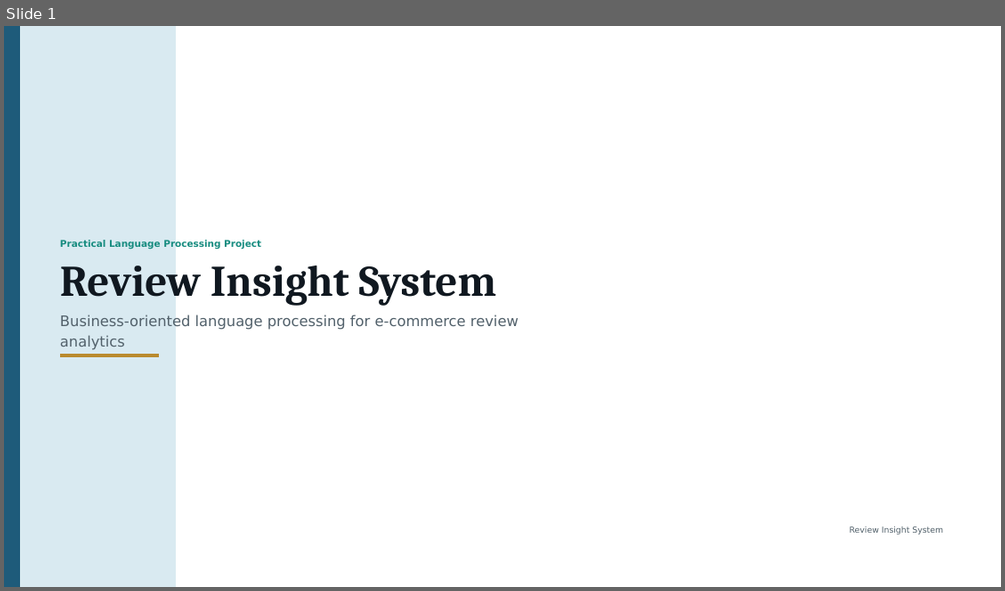
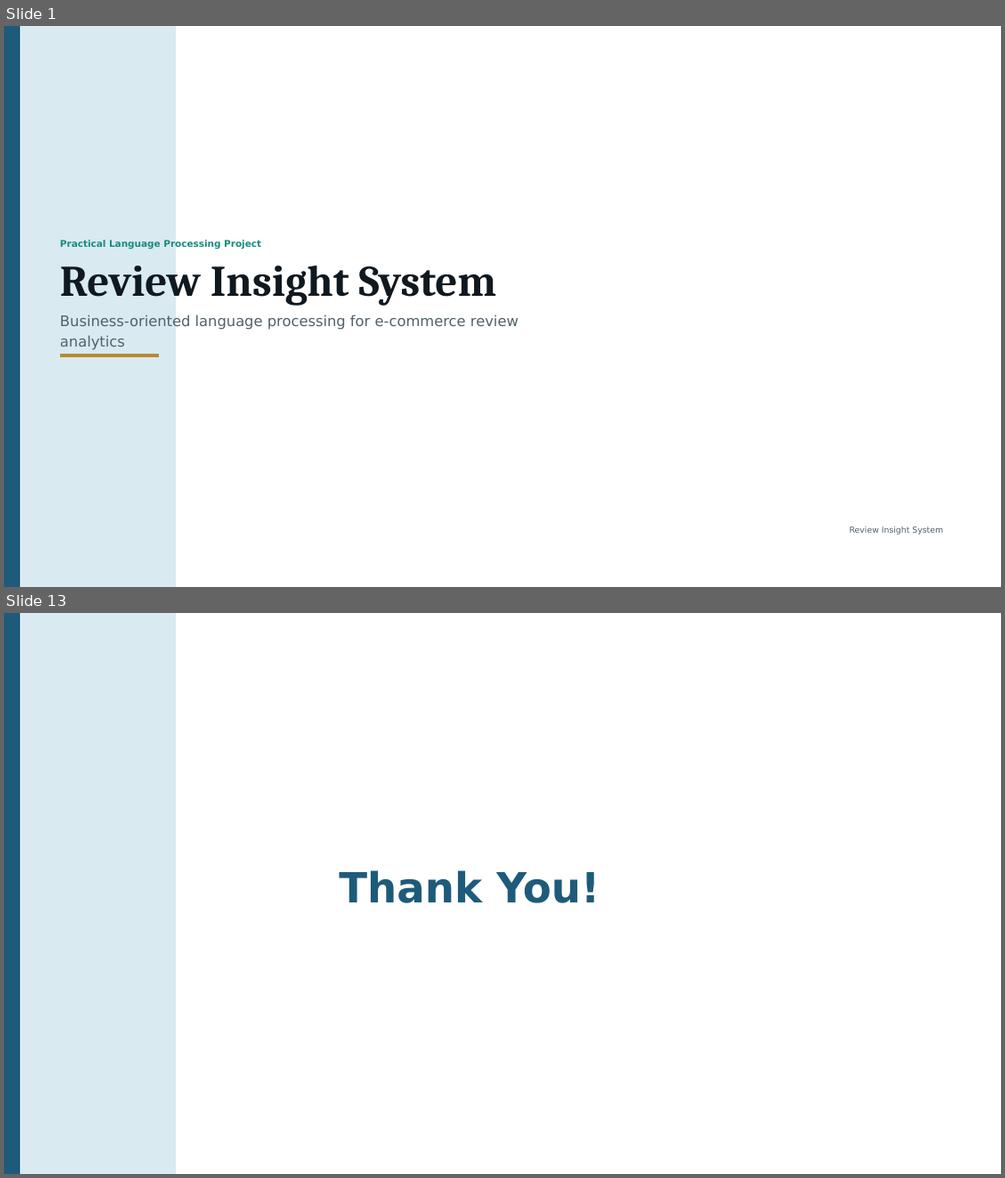
Before and after one commit to mrzhao11/Review_Insight_System-ISY5004-Group14, a slide deck: Review-Insight-System.pptx. Shown one above the other, each under a label of ours: slide 1 before the commit, slides 1 and 13 after it; the slides between them are not shown. The pictures are 1005x591 and 1005x1178 pixels, drawn with LibreOffice and Linux fonts; fonts in the diff are those of the drawing. Boxes give left, top, right and bottom in pixels: in the first picture for what was removed or moved away, otherwise in the second. Text is boxed around its words. In the diff, an @@ line names an element or a change of style, - is before the commit and + after.

```diff
--- a/Review-Insight-System.pptx
+++ b/Review-Insight-System.pptx
@@ slide 13 added at <box>4,613,1001,1174</box>, background #FFFFFF @@
@@ rectangle added at <box>4,613,176,1174</box>, fill #D9EAF1, outline #D9EAF1 0 pt @@
@@ rectangle added at <box>4,613,19,1174</box>, fill #1E5B7A, outline #1E5B7A 0 pt @@
@@ text added at <box>339,870,599,903</box>, 60 pt, text #1E5B7A, bold @@
+Thank You!
```
Also in this commit, not shown: 1 slide changed, 10 other slides added, 5 slides removed.
